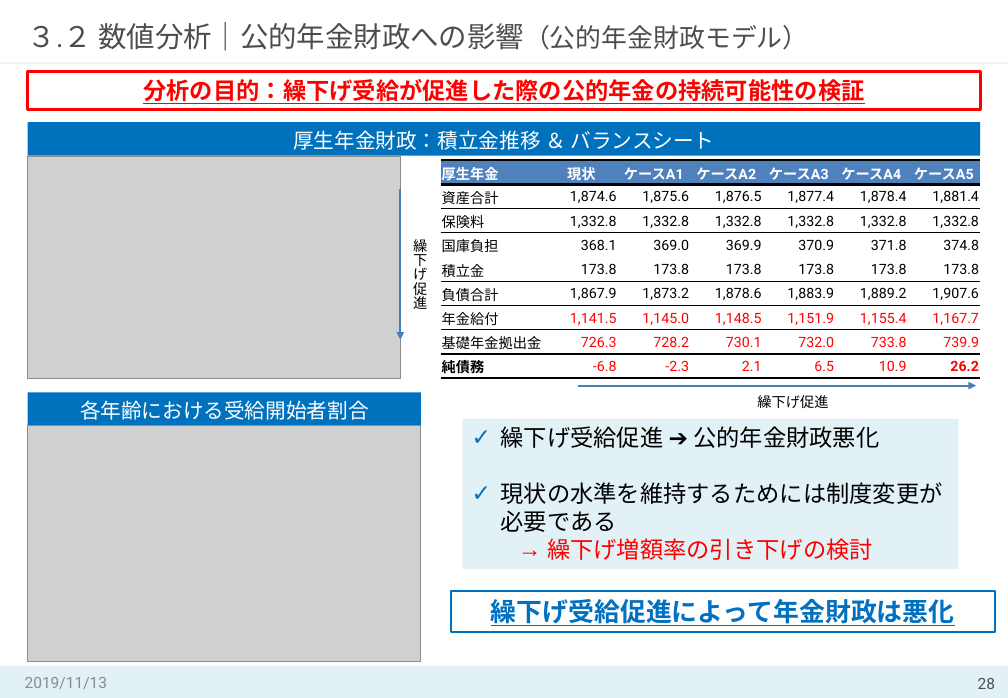
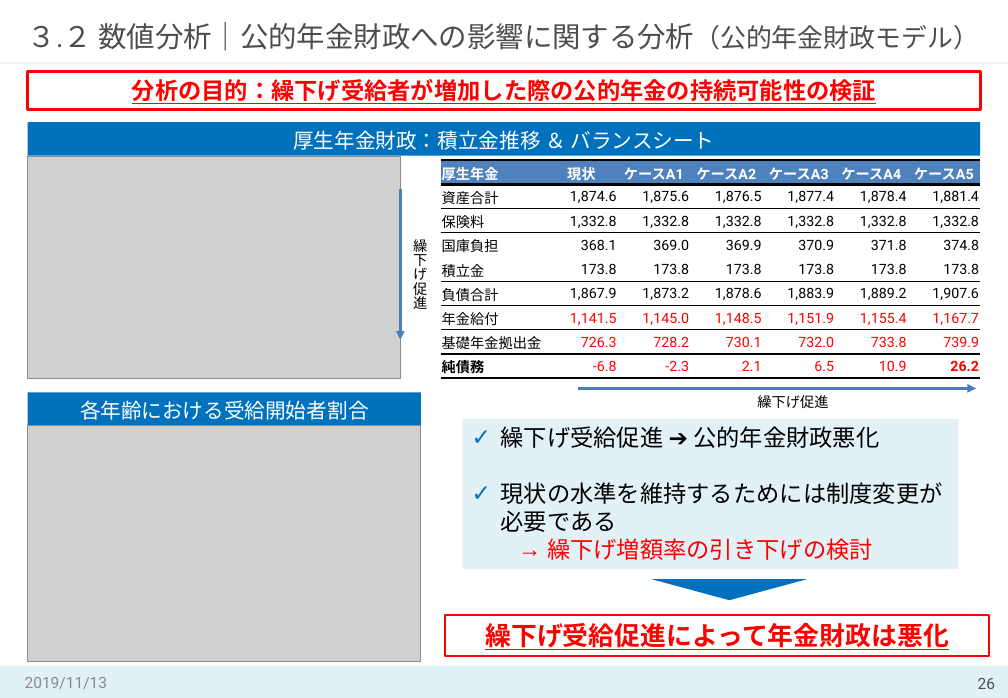
Before and after one commit to MasahiroShibahara/Open, a slide deck: slide 26 of Masahiro_Shibahara①.pptx (slide 28 before the commit). Drawn at 1008x698 pixels with LibreOffice and Linux fonts; fonts in the diff are those of the drawing; grey boxes stand for pictures. Boxes give left, top, right and bottom in pixels: in the first picture for what was removed or moved away, otherwise in the second. Text is boxed around its words. In the diff, an @@ line names an element or a change of style, - is before the commit and + after.

```diff
--- a/Masahiro_Shibahara①.pptx
+++ b/Masahiro_Shibahara①.pptx
@@ title at <box>28,22,979,51</box>: text changed @@
-３.２ 数値分析｜公的年金財政への影響（公的年金財政モデル）
+３.２ 数値分析｜公的年金財政への影響に関する分析（公的年金財政モデル）
@@ text in rounded rectangle at <box>132,79,876,104</box>: text changed @@
-分析の目的：繰下げ受給が促進した際の公的年金の持続可能性の検証
+分析の目的：繰下げ受給者が増加した際の公的年金の持続可能性の検証
@@ arrow (578, 388) - (976, 388): stroke #4B7EBC 1.5 pt to #4B7EBC 2.25 pt @@
@@ triangle added at <box>652,579,807,600</box>, fill #0070C0 @@
@@ rectangle "繰下げ受給促進によって年金財政は悪化": place and size @@
-rectangle "繰下げ受給促進によって年金財政は悪化" at <box>451,591,995,632</box>
+rectangle "繰下げ受給促進によって年金財政は悪化" at <box>446,615,989,656</box>
@@ rectangle "繰下げ受給促進によって年金財政は悪化" at <box>446,615,989,656</box>: text colour #0070C0 to #FF0000; outline #0070C0 1.5 pt to #FF0000 1.5 pt @@
```
Also in this commit, not shown: 23 other slides changed, 4 slides added, 1 slide removed.
